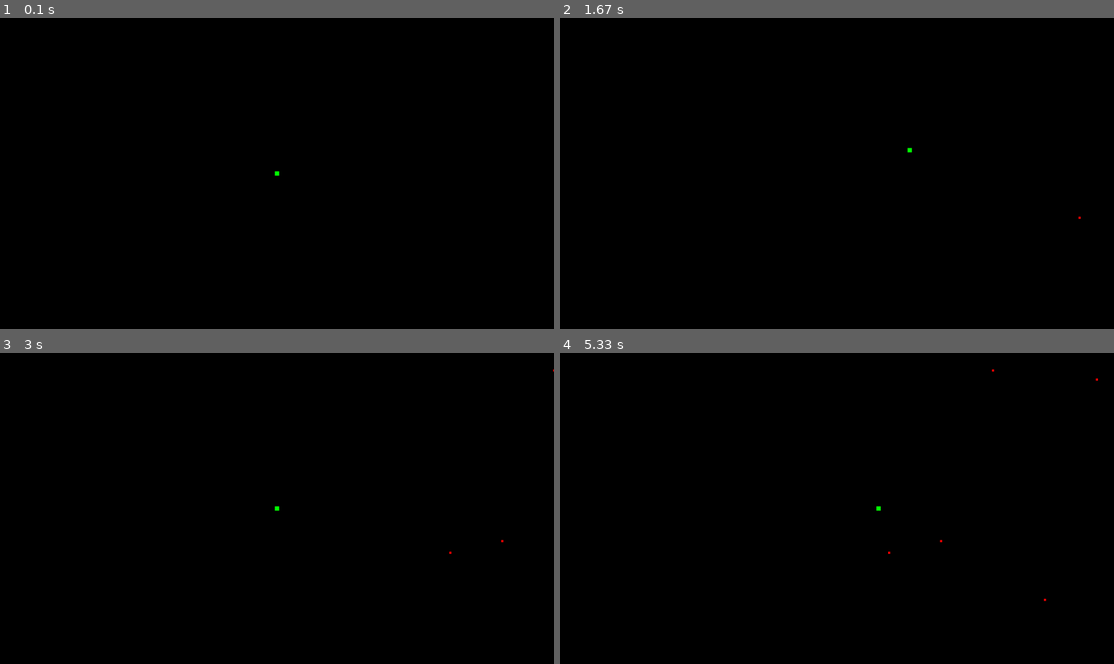
Above: before the commit, frames 1-4 (two rows, left to right).
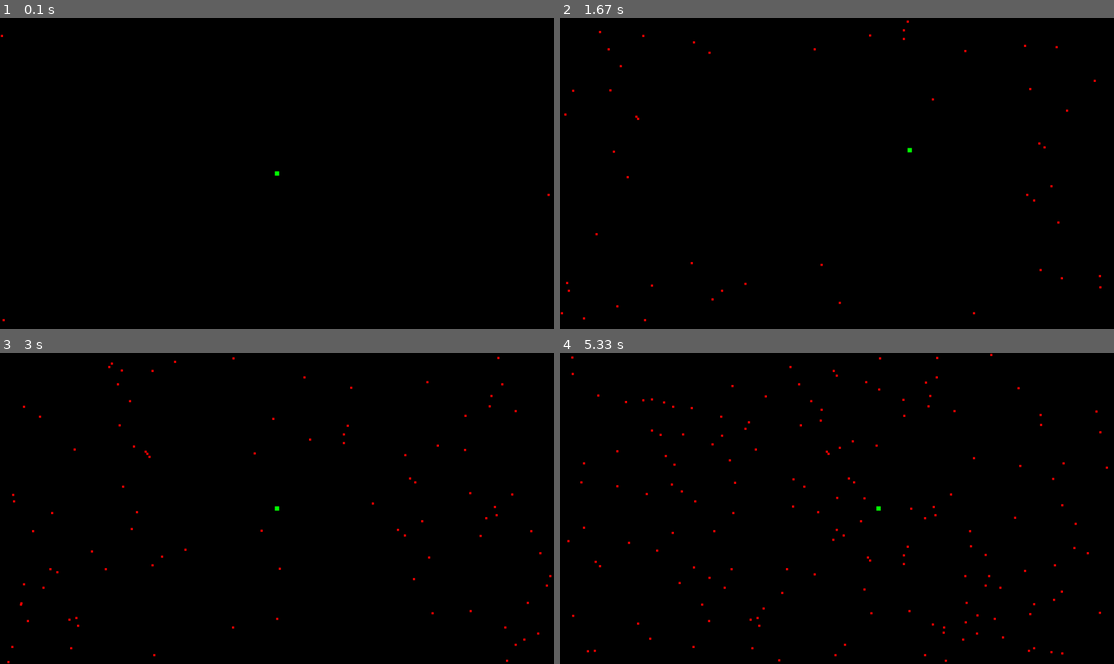
Above: after the commit, the same moments.

Repository: LJ-44/BulletHell
Game: pygame game, started from run_game.py
The game is run twice, just before and just after one commit, with the same random seed, the same clock (stepped at 60 frames per second) and the same inputs.
Inputs:
- Up to frame 1 (0.1 s): no input
- Up to frame 2 (1.67 s): hold Right 0.33-0.8 s; hold Up 0.83-1.13 s; hold Right 1.17-1.63 s
- Up to frame 3 (3 s): hold Left 1.67-2.2 s; hold Down 2.23-2.53 s; hold Left 2.57-2.97 s
- Up to frame 4 (5.33 s): hold Up 3-3.37 s; hold Right 3.4-4.03 s; hold Down 4.07-4.43 s; hold Left 4.47-4.93 s; hold Right from 4.97 s (still down)

The runs differ from the first frame. In frame 1, less than 0.1% of the frame differs, in the area x 0-100%, y 5-98%; in frame 2, 0.2%; in frame 3, 0.4%; in frame 4, 0.7%, in the area x 1-99%, y 0-100%.

Commit message:
updated bullet spawning. right edge only -> any combination of all 4 edges

Diff:
--- a/run_game.py
+++ b/run_game.py
@@ -5,32 +5,28 @@
 #TODO: Make this into a bullet hell type game
 
 def main():
+    # constants
+    FPS = 60
+    BULLET_SPAWN_RATE = 25 # bullets spawning per second
+    BULLET_SPAWN_RATE = math.floor(FPS / BULLET_SPAWN_RATE)
+
+    # pygame initialization stuff
     pygame.init()
-
-    FPS = 60
-    BULLET_SPAWN_RATE = 1 # bullets spawning per second
-
-
-
-
     resolution = (1280, 720)
     screen = pygame.display.set_mode(size=resolution)
     pygame.display.set_caption("Bullet Hell")
     clock = pygame.time.Clock()
     running = True
 
+    # instantiating sprites / sprite groups
     player_group = pygame.sprite.Group()
     bullets_group = pygame.sprite.Group()
-
     player = sprt.Player()
-
     player_group.add(player)
 
+    # counters / flags
     bullet_spawn_timer = 0
-
     hits = 0
-
-    BULLET_SPAWN_RATE = math.floor(FPS / BULLET_SPAWN_RATE)
 
     while running:
 
@@ -41,13 +37,14 @@
         # spawn bullets based on chosen spawn rate
         bullet_spawn_timer += 1
         if bullet_spawn_timer == BULLET_SPAWN_RATE:
-            basic_bullet = sprt.Bullet()
-            bullets_group.add(basic_bullet)
+            normal_bullet = sprt.Bullet(left=True, right=True, top=True, bottom=True)
+            bullets_group.add(normal_bullet)
             bullet_spawn_timer = 0
 
         player_group.update()
         bullets_group.update()
 
+        # Counts number of times a unique bullet hits the player
         for bullet in bullets_group:
             if (pygame.sprite.collide_rect(player, bullet) and not getattr(bullet, 'hit', False)):
                 hits += 1
--- a/sprites.py
+++ b/sprites.py
@@ -43,26 +43,75 @@
         if (self.rect.bottom > self.screen_height): self.rect.bottom = self.screen_height
 
 class Bullet(GameObject):
-    def __init__(self):
+    def __init__(self, left: bool = False, right: bool = True, top: bool = False, bottom: bool = False):
         # base class constructor
         super().__init__(color="red", width=5.0, height=5.0, speed=2)
 
         # collision detection
         self.hit = False
 
-        # bullet placed at random point outside the bounds on right-side edge of screen
-        self.rect.left = self.screen_width
-        self.rect.centery = random.randint((math.floor(self.rect.height / 2)), (self.screen_height - math.floor(self.rect.height / 2)))
+        #
+        self.edges = []
+        if left: self.edges.append('left')
+        if right: self.edges.append('right')
+        if top: self.edges.append('top')
+        if bottom: self.edges.append('bottom')
+
+        self.spawn_edge = random.choice(self.edges)
+
+        if self.spawn_edge == 'left':
+            self.dx, self.dy = self.speed, 0
+            self.rect.left = 0
+            self.rect.centery = random.randint(
+                (math.floor(self.rect.height / 2)),
+                (self.screen_height - math.floor(self.rect.height / 2))
+            )
+
+        elif self.spawn_edge == 'right':
+            self.dx, self.dy = -self.speed, 0
+            self.rect.right = self.screen_width
+            self.rect.centery = random.randint(
+                (math.floor(self.rect.height / 2)),
+                (self.screen_height - math.floor(self.rect.height / 2))
+            )
+
+        elif self.spawn_edge == 'top':
+            self.dx, self.dy = 0, self.speed
+            self.rect.top = 0
+            self.rect.centerx = random.randint(
+                (math.floor(self.rect.width / 2)),
+                (self.screen_width - math.floor(self.rect.width / 2))
+            )
+
+        elif self.spawn_edge == 'bottom':
+            self.dx, self.dy = 0, -self.speed
+            self.rect.bottom = self.screen_height
+            self.rect.centerx = random.randint(
+                (math.floor(self.rect.width / 2)),
+                (self.screen_width - math.floor(self.rect.width / 2))
+            )
 
     def update(self):
 
-        #TODO: make bullet travel left from spawn point, if left edge of screen is hit, call self.kill() to remove from memory
+        # move bullet in desired x/y direction
+        self.rect.centerx += self.dx
+        self.rect.centery += self.dy
 
-        self.rect.centerx -= self.speed
+        # erase object if it goes out of bounds
+        if (self.rect.left < 0 or
+            self.rect.right > self.screen_width or
+            self.rect.top < 0 or
+            self.rect.bottom > self.screen_height): self.kill()
 
-        if self.rect.left < 0:
-            self.kill()
         ...
+
+# class BulletY(GameObject):
+#     def __init__(self):
+#         super().__init__(self, color='red', width=5.0, height=5.0, speed=2)
+
+#         self.hit = False
+
+#         ...
 
 # class HomingBullet(GameObject):
 #     def __init__(self):
